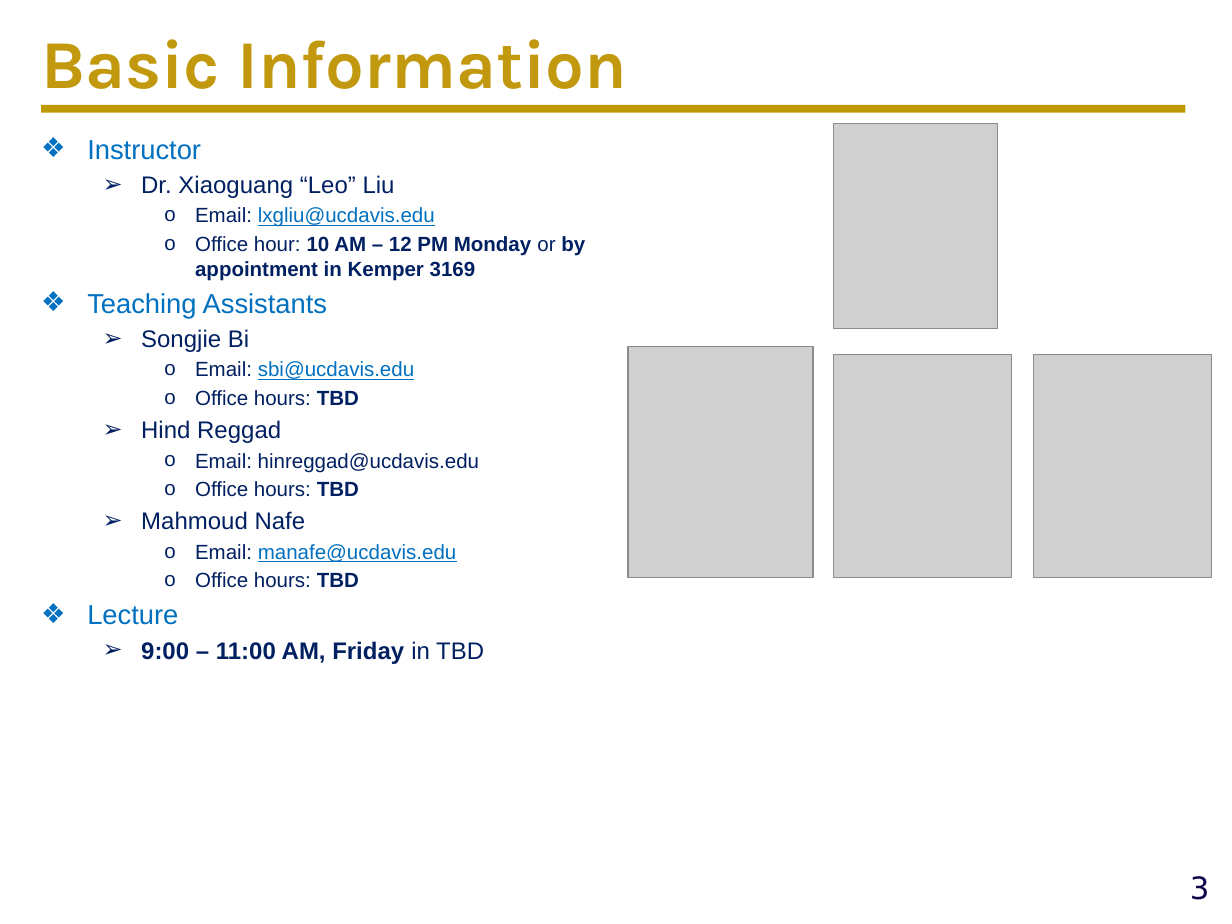
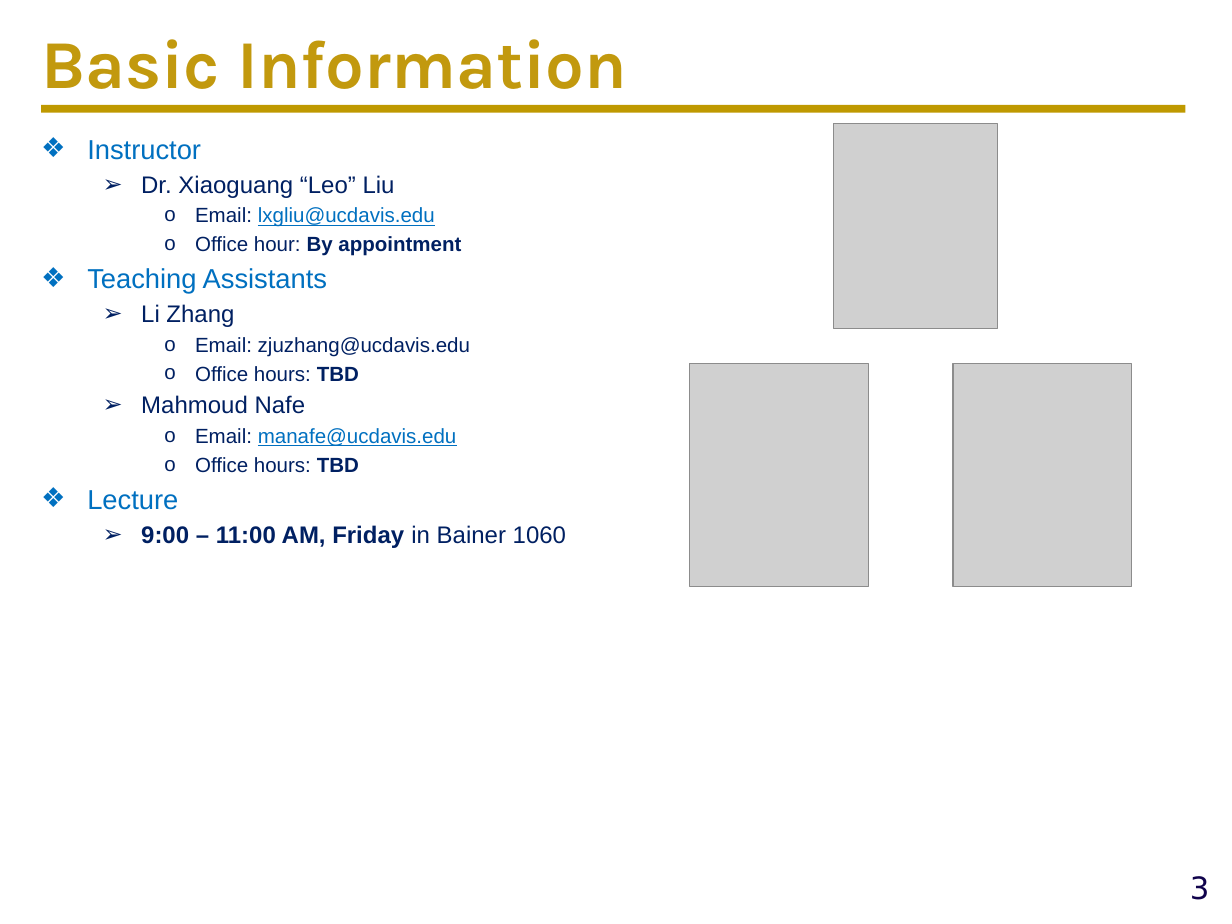
Before and after one commit to ucdart/UCD-EEC134, a slide deck: slide 3 of lectures/lec0/Lec0-CourseMechanisms.pptx. Drawn at 1232x924 pixels with LibreOffice and Linux fonts; fonts in the diff are those of the drawing; grey boxes stand for pictures; background and template pictures are left out. Boxes give left, top, right and bottom in pixels: in the first picture for what was removed or moved away, otherwise in the second. Text is boxed around its words. In the diff, an @@ line names an element or a change of style, - is before the commit and + after.

Commit message:
update lec0

```diff
--- a/lectures/lec0/Lec0-CourseMechanisms.pptx
+++ b/lectures/lec0/Lec0-CourseMechanisms.pptx
@@ text at box(195, 236, 461, 256): text changed @@
-    o Office hour: 10 AM – 12 PM Monday or by appointment in Kemper 3169
+    o Office hour: By appointment
@@ text at box(141, 304, 470, 357): text changed @@
-  ➢ Songjie Bi
-    o Email: sbi@ucdavis.edu
-    o Office hours: TBD
-  ➢ Hind Reggad
-    o Email: hinreggad@ucdavis.edu
+  ➢ Li Zhang
+    o Email: zjuzhang@ucdavis.edu
@@ picture removed at box(628, 346, 813, 578) @@
@@ picture removed at box(833, 355, 1011, 578) @@
@@ picture: place and size @@
-picture at box(1034, 355, 1212, 578)
+picture at box(690, 363, 869, 586)
@@ picture added at box(952, 363, 1131, 586) @@
@@ text at box(141, 525, 566, 548): text changed @@
-  ➢ 9:00 – 11:00 AM, Friday in TBD
+  ➢ 9:00 – 11:00 AM, Friday in Bainer 1060
```
Also in this commit, not shown: 4 other slides changed.
